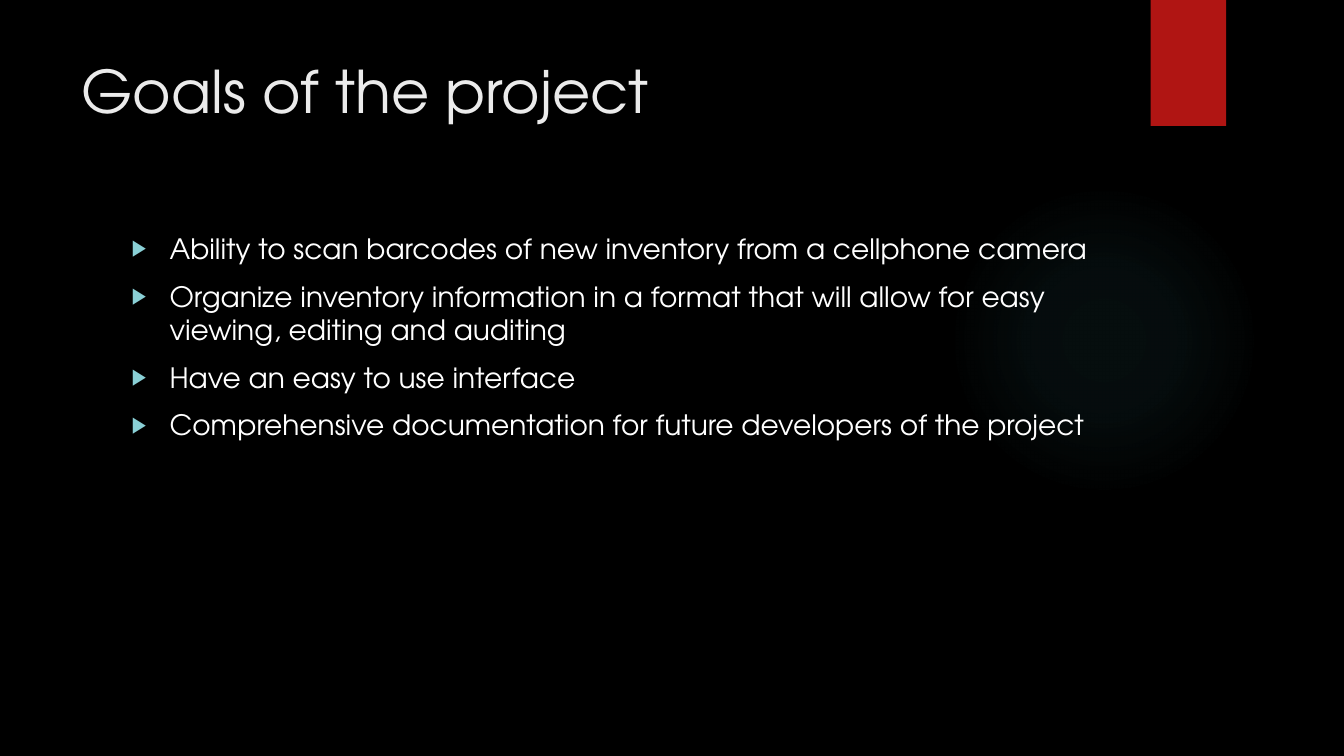
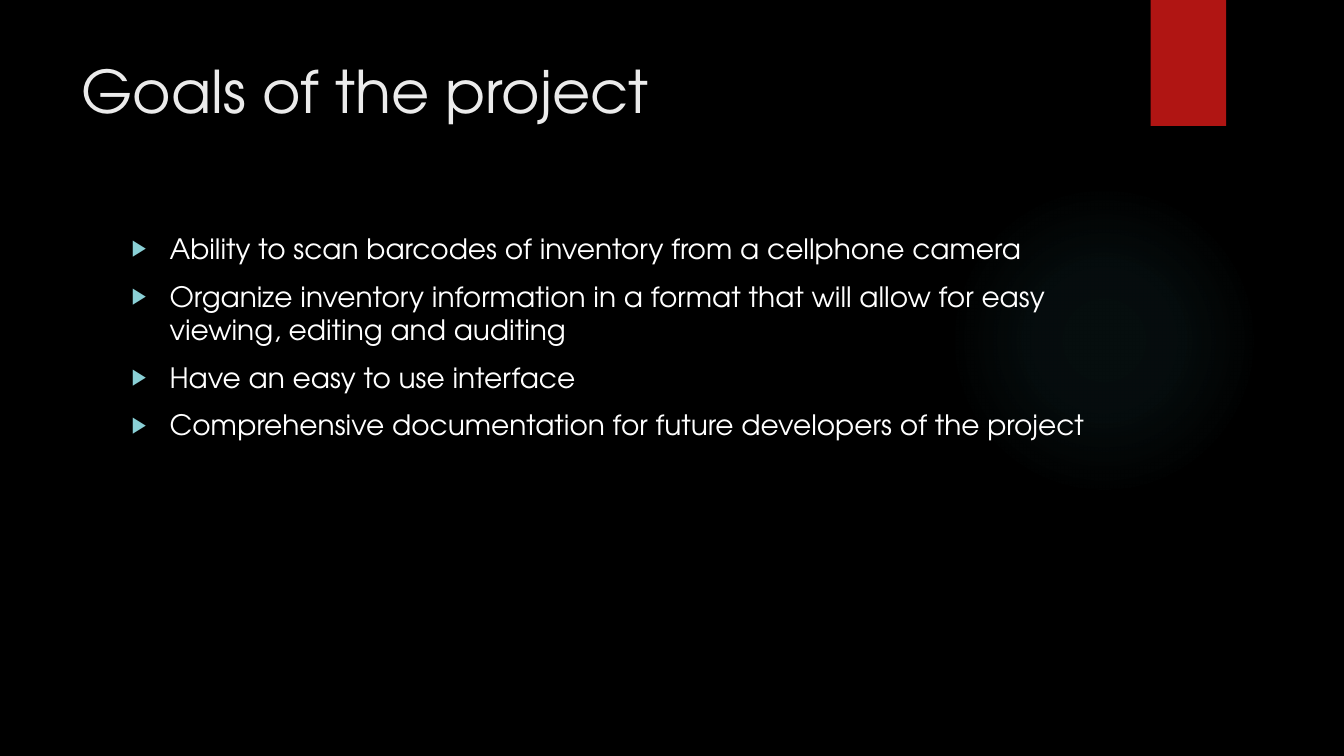
Before and after one commit to frozenNodak/InventoryManagement491, a slide deck: slide 2 of Inventory Management System final code review.pptx. Drawn at 1344x756 pixels with LibreOffice and Linux fonts; fonts in the diff are those of the drawing; background and template pictures are left out. Boxes give left, top, right and bottom in pixels: in the first picture for what was removed or moved away, otherwise in the second. Text is boxed around its words. In the diff, an @@ line names an element or a change of style, - is before the commit and + after.

```diff
--- a/Inventory Management System final code review.pptx
+++ b/Inventory Management System final code review.pptx
@@ text at [170,238,1021,265]: text changed @@
-▶ Ability to scan barcodes of new inventory from a cellphone camera
+▶ Ability to scan barcodes of inventory from a cellphone camera
```
Also in this commit, not shown: 3 other slides changed.
